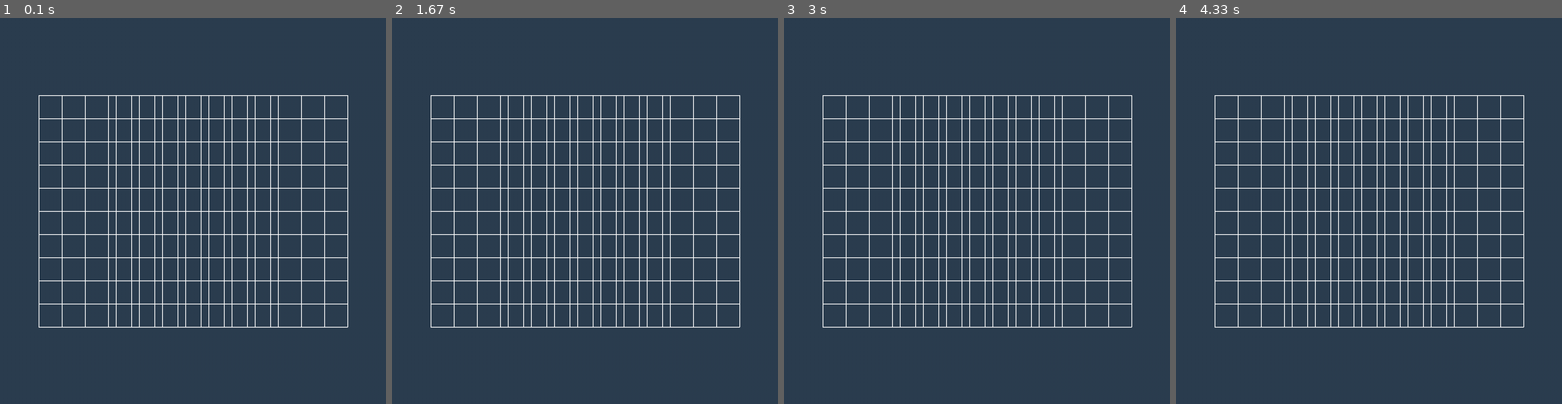
Above: before the commit, frames 1-4 (left to right).
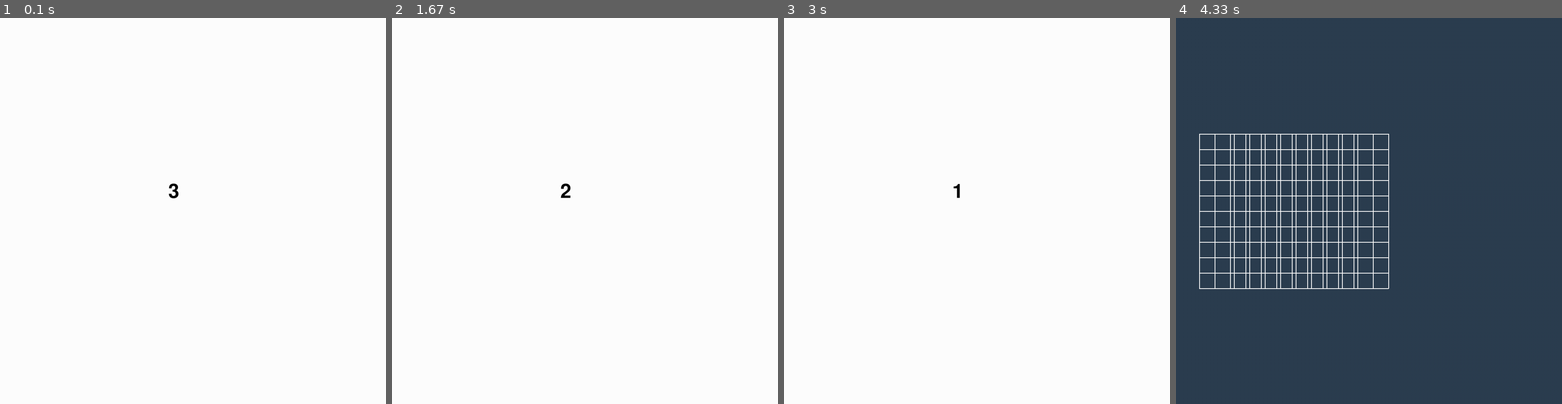
Above: after the commit, the same moments.

Repository: Marius20031/Python_pygame
Game: pygame game, started from main.py
Two runs of this game, one before a commit and one after it. Both use one fixed random seed, a clock stepped at 60 frames per second and the inputs below.
Inputs:
- Up to frame 1 (0.1 s): no input
- Up to frame 2 (1.67 s): no input
- Up to frame 3 (3 s): no input
- Up to frame 4 (4.33 s): no input

The runs differ from the first frame. In frame 1, 98% of the frame differs, in the area x 0-100%, y 0-100%; in frame 2, 98%; in frame 3, 98%; in frame 4, 6.1%.

Commit message:
Add files via upload
inceput de proiect all good so far

Diff:
--- a/main.py
+++ b/main.py
@@ -12,16 +12,21 @@
 WHITE = (255, 255, 255)
 
 # Set the dimensions of the board
-board_width, board_height = 600, 600
-board_x, board_y = (width - board_width) // 4, (height - board_height) // 2
+board_width, board_height = 400, 400
+board_x, board_y = (width - board_width) // 10, (height - board_height) // 2
 cell_size = board_width // 10
 
 # Set the dimensions of the second board
-board2_width, board2_height = 600, 600
-board2_x, board2_y = (width - board2_width) // 4 * 3, (height - board2_height) // 2
+board2_width, board2_height = 400, 400
+board2_x, board2_y = (width - board2_width) // 4 , (height - board2_height) // 2
 cell2_size = board2_width // 10
 
+#TIMMER
+import numpy as np
+
+
 # Draw the board
+
 def draw_board():
     for i in range(11):
         pygame.draw.line(screen, WHITE, (board_x + i * cell_size, board_y),
@@ -35,23 +40,72 @@
         pygame.draw.line(screen, WHITE, (board2_x, board2_y + i * cell2_size),
                          (board2_x + board2_width, board2_y + i * cell2_size), 2)
 
-# Function to move the second board
+# Function to move
+#the second board
 def move_board2():
+    #move_board = True
+    #if move_board==False :
     global board2_x
-    board2_x += cell2_size
+    board2_x +=  cell2_size*200
+    #move_board=True
+# Main function to run the game
+global zz
 
-# Main function to run the game
+import pygame
+import sys
+
+
+
+# Set up the display
+#screen = pygame.display.set_mode((400, 300))
+#pygame.display.set_caption("Timer Example")
+
+# Initialize font
+
+# Function to display the timer
+def show_timer(seconds):
+    font = pygame.font.Font(None, 75) # FONTUL TIMMERULUI
+    screen.fill((255, 255, 255))
+    text = font.render(str(seconds), True, (0, 0, 0))
+    text_rect = text.get_rect(center=(450, 450))
+    screen.blit(text, text_rect)
+    pygame.display.flip()
+
+# Timer function
+def timer():
+    for i in range(3, 0, -1):
+        show_timer(i)
+        pygame.time.wait(1000)
+
+    # Call your function here after the timer is finished
+# Your function to be called after the timer
+def your_function():
+    # Your function logic goes here
+    print("Your function is called after the timer.")
+
+# Call the timer function
+
 def run_game():
+    timer()
+    zz = False
     running = True
+    # if zz==False :
+    #draw_board()  # Draw the board
+    initial_state=True
     while running:
         for event in pygame.event.get():
             if event.type == pygame.QUIT:
                 running = False
-
-        screen.fill(Fundal)  # Fill the screen with Fundal
-        draw_board()  # Draw the boards
-        draw_board()  # Draw the boards
-        #move_board2()  # Move the second board
+                # conditie de iesire tre in while sa ii zic daca apesi pe x sau cv puton whatever si le fac butoane casutele
+            if initial_state==True:
+                print("a-")
+                screen.fill(Fundal)  # Fill the screen with Fundal
+                draw_board()  # Draw the boards
+                move_board2()  # Move the second board
+                pygame.display.flip()  # Update the full display Surface to the screen
+                zz = True
+                initial_state=False
+                # de revazut de ce nu se modifica
         pygame.display.flip()  # Update the full display Surface to the screen
 
     pygame.quit()
